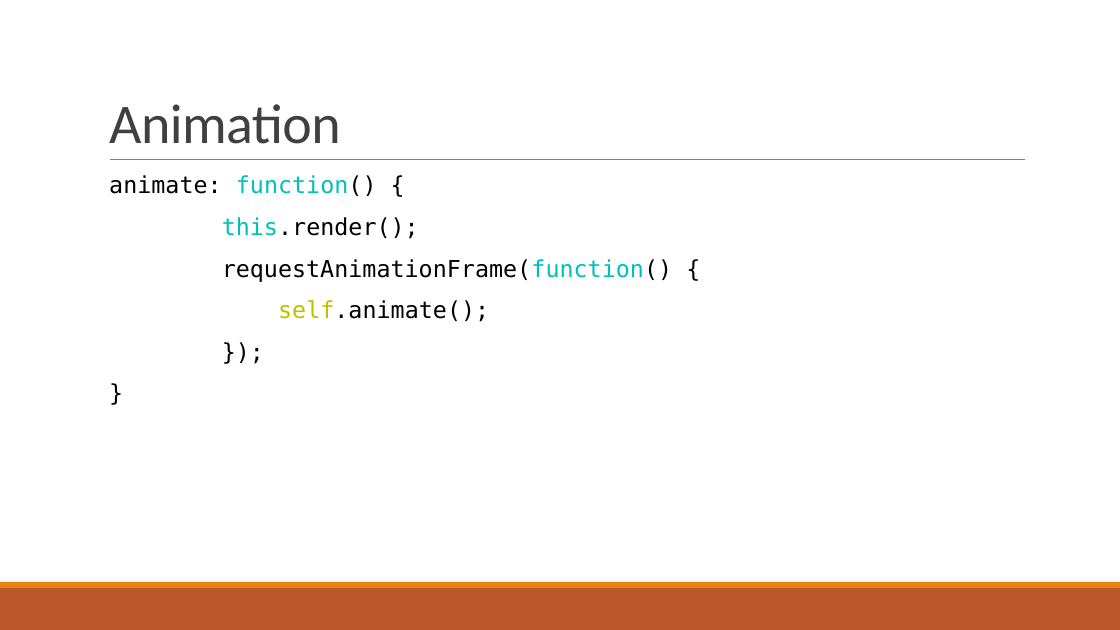
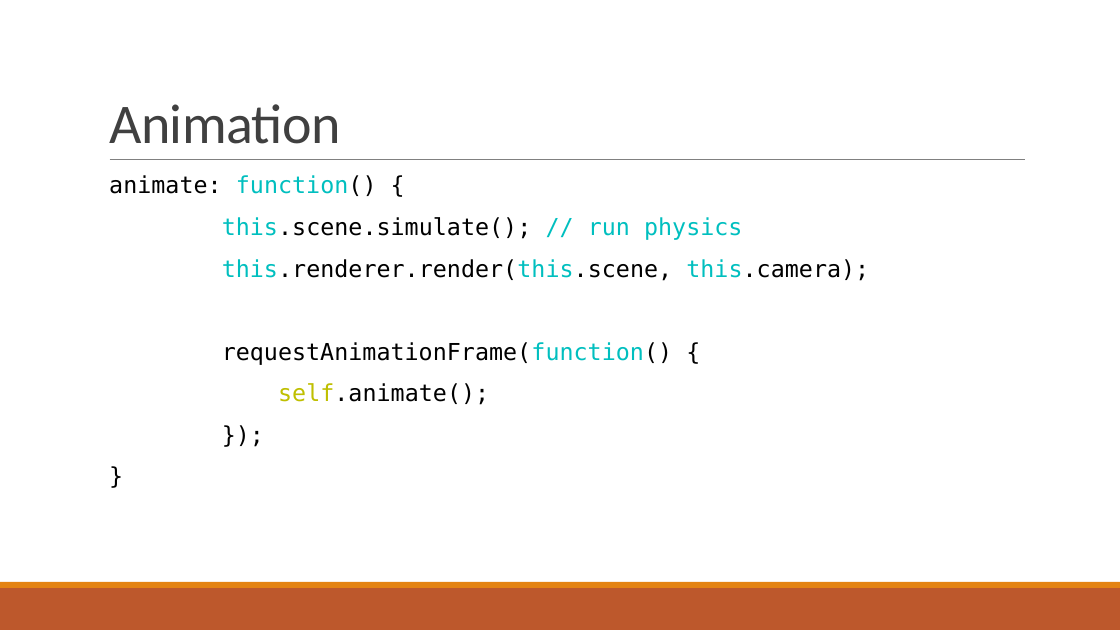
Before and after one commit to nburana/html5demo, a slide deck: slide 16 of notes/demo.pptx (slide 15 before the commit). Drawn at 1120x630 pixels with LibreOffice and Linux fonts; fonts in the diff are those of the drawing. Boxes give left, top, right and bottom in pixels: in the first picture for what was removed or moved away, otherwise in the second. Text is boxed around its words. In the diff, an @@ line names an element or a change of style, - is before the commit and + after.

```diff
--- a/notes/demo.pptx
+++ b/notes/demo.pptx
@@ text at [222, 217, 869, 281]: text changed @@
-  this.render();
+  this.scene.simulate(); // run physics
+  this.renderer.render(this.scene, this.camera);
```
Also in this commit, not shown: 1 other slide changed, 1 other file.
